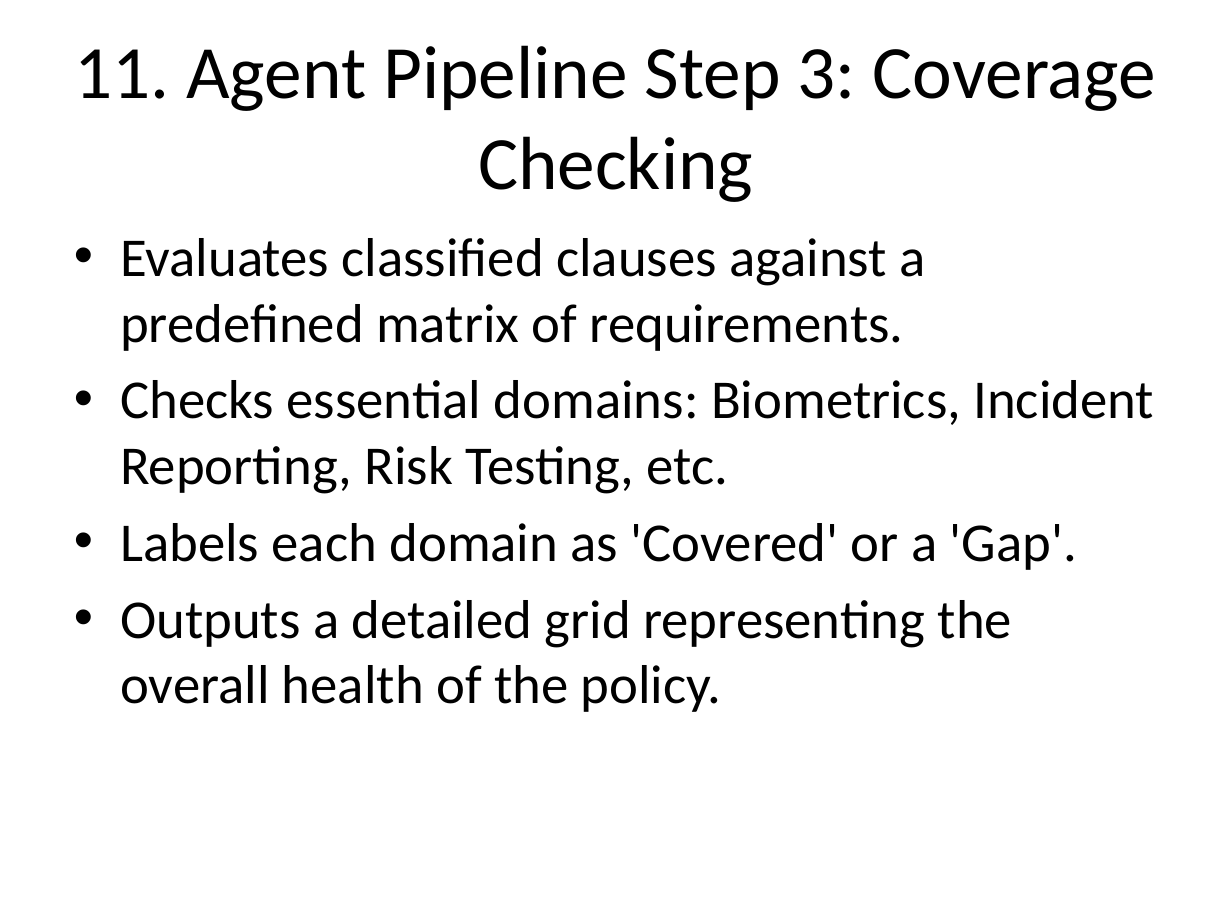
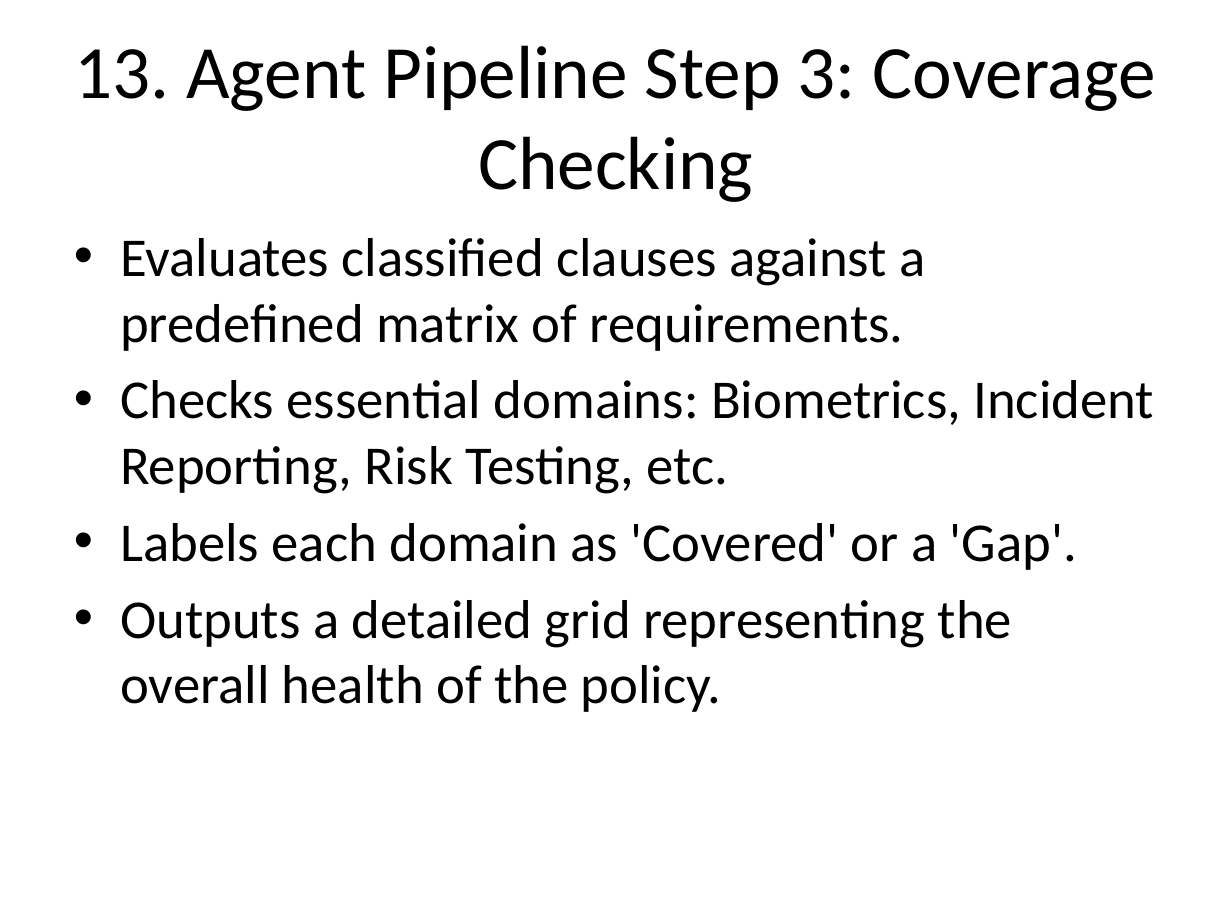
Before and after one commit to avika124/ai-governance-copilot, a slide deck: slide 14 of AI_Governance_Copilot_Presentation.pptx (slide 12 before the commit). Drawn at 1232x924 pixels with LibreOffice and Linux fonts; fonts in the diff are those of the drawing. Boxes give left, top, right and bottom in pixels: in the first picture for what was removed or moved away, otherwise in the second. Text is boxed around its words. In the diff, an @@ line names an element or a change of style, - is before the commit and + after.

```diff
--- a/AI_Governance_Copilot_Presentation.pptx
+++ b/AI_Governance_Copilot_Presentation.pptx
@@ title at <box>74,45,1156,202</box>: text changed @@
-11. Agent Pipeline Step 3: Coverage Checking
+13. Agent Pipeline Step 3: Coverage Checking
```
Also in this commit, not shown: 15 other slides changed, 3 slides added, 1 other file.
